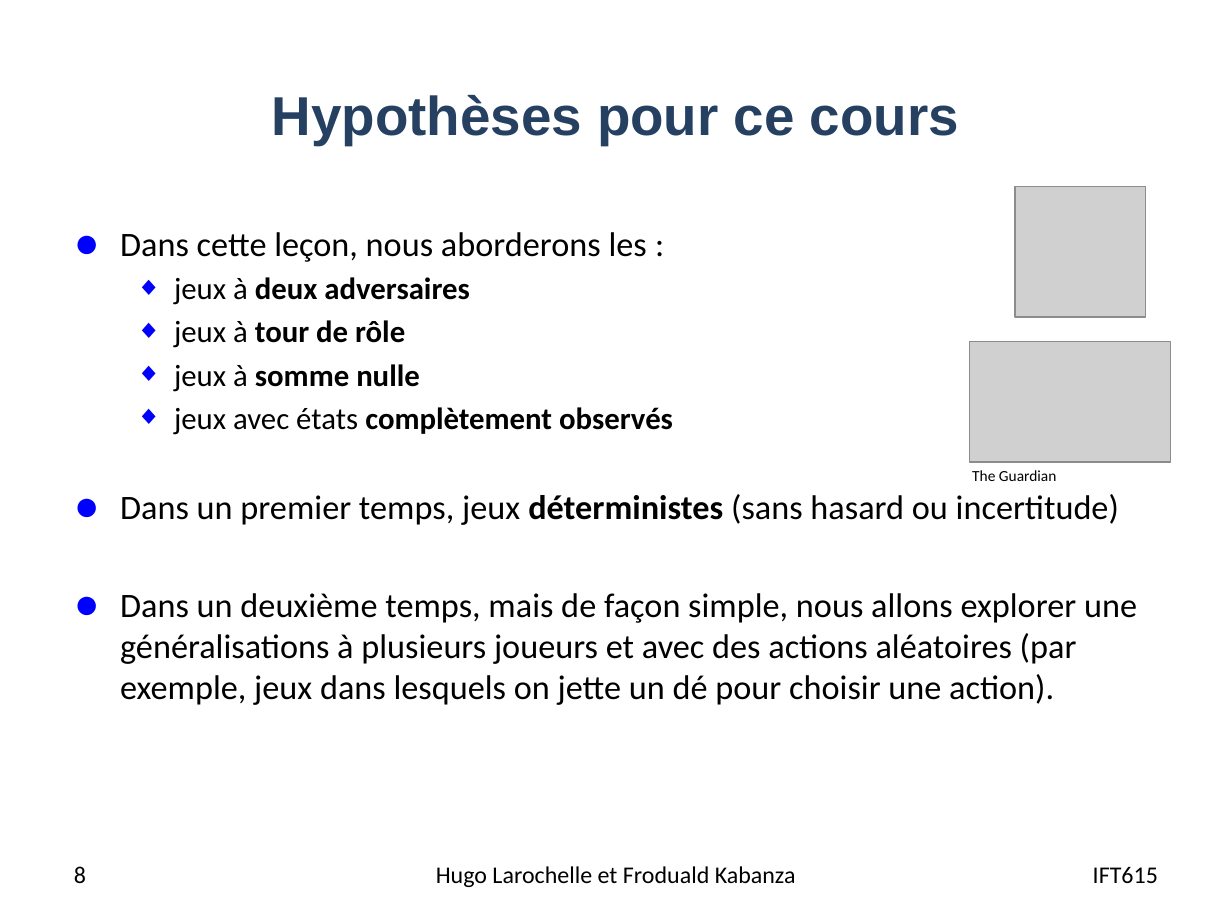
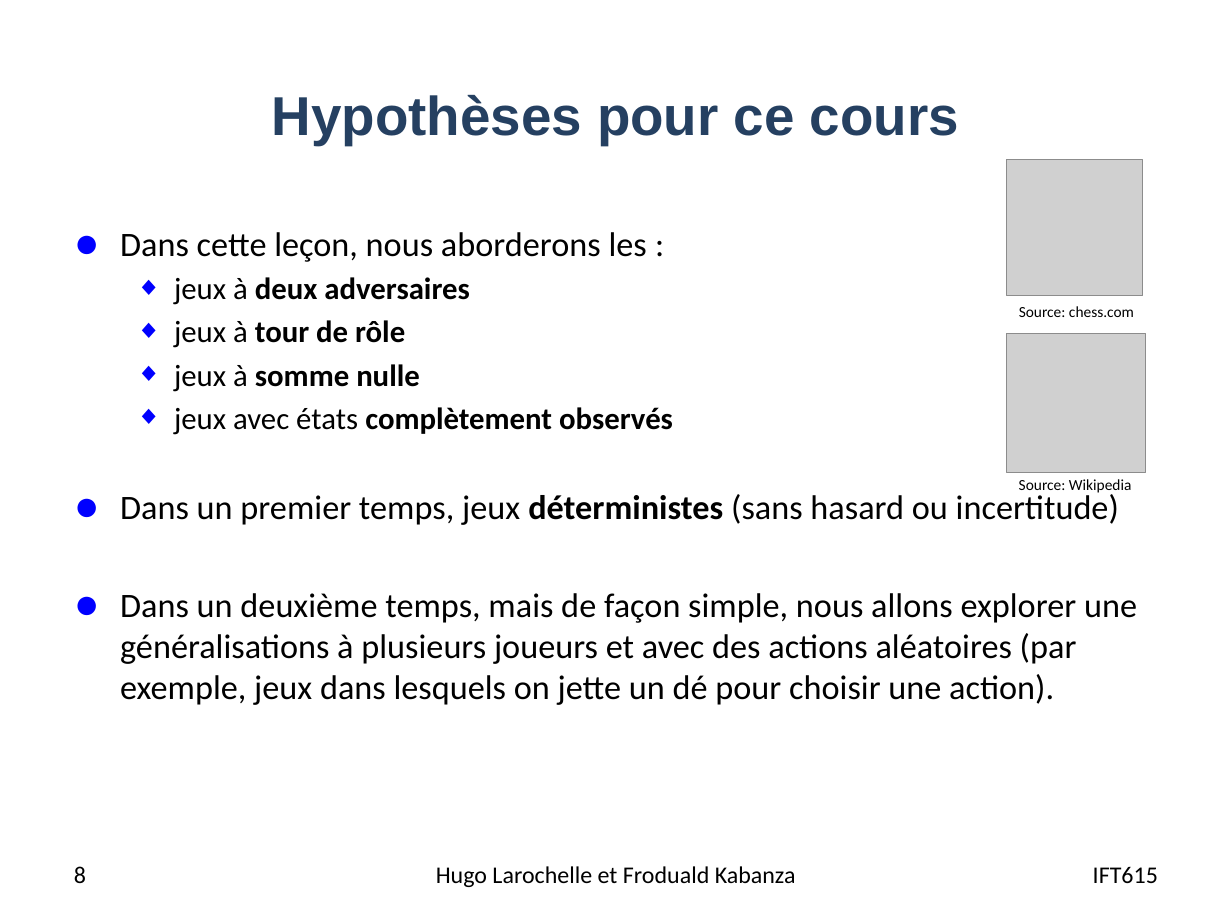
Before and after one commit to djeffkanda/djeffkanda.github.io, a slide deck: slide 8 of ift/assets/slides/ift615-17-Planification dans les jeux competitifs.pptx. Drawn at 1232x924 pixels with LibreOffice and Linux fonts; fonts in the diff are those of the drawing; grey boxes stand for pictures. Boxes give left, top, right and bottom in pixels: in the first picture for what was removed or moved away, otherwise in the second. Text is boxed around its words. In the diff, an @@ line names an element or a change of style, - is before the commit and + after.

```diff
--- a/ift/assets/slides/ift615-17-Planification dans les jeux competitifs.pptx
+++ b/ift/assets/slides/ift615-17-Planification dans les jeux competitifs.pptx
@@ picture: place and size @@
-picture at bbox=[1015, 186, 1146, 317]
+picture at bbox=[1007, 159, 1143, 296]
@@ text added at bbox=[1019, 306, 1134, 317], 9 pt, text #000000 @@
+Source: chess.com
@@ picture: place and size @@
-picture at bbox=[970, 341, 1170, 462]
+picture at bbox=[1007, 334, 1146, 473]
@@ text at bbox=[1019, 479, 1132, 495]: text changed @@
-The Guardian
+Source: Wikipedia
```
Also in this commit, not shown: 12 other slides changed, 3 slides added, 3 slides removed, 11 other files.
